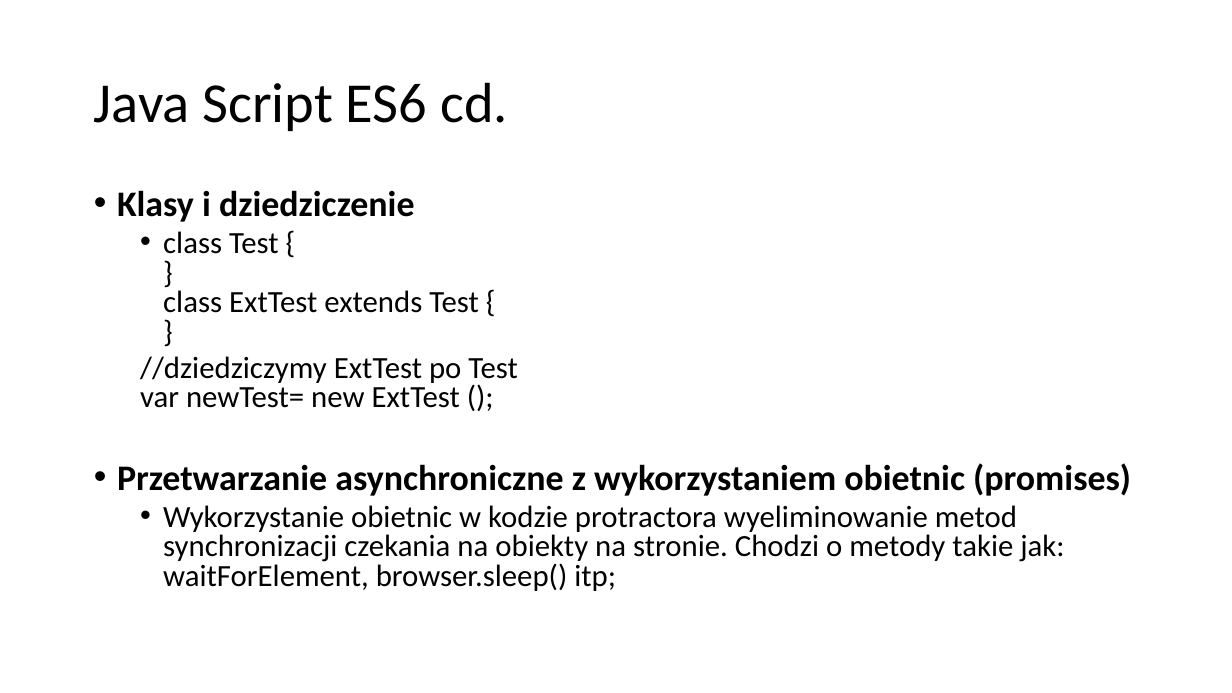
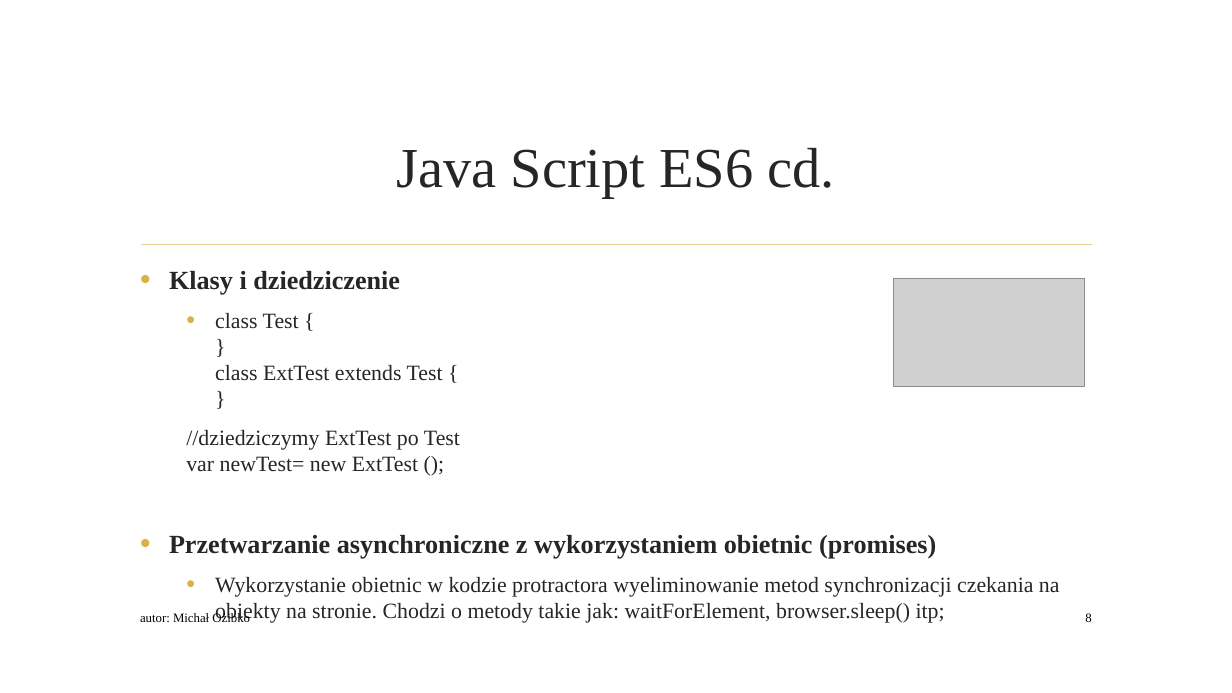
Before and after one commit to qadevpl/repo, a slide deck: slide 8 of JSRestApi/WarsztatQA.pptx. Drawn at 1232x693 pixels with LibreOffice and Linux fonts; fonts in the diff are those of the drawing; grey boxes stand for pictures; background and template pictures are left out. Boxes give left, top, right and bottom in pixels: in the first picture for what was removed or moved away, otherwise in the second. Text is boxed around its words. In the diff, an @@ line names an element or a change of style, - is before the commit and + after.

```diff
--- a/JSRestApi/WarsztatQA.pptx
+++ b/JSRestApi/WarsztatQA.pptx
@@ title "Java Script ES6 cd.": place and size @@
-title "Java Script ES6 cd." at <box>94,82,508,131</box>
+title "Java Script ES6 cd." at <box>396,148,835,198</box>
@@ title "Java Script ES6 cd." at <box>396,148,835,198</box>: font Calibri to Times New Roman, text colour #000000 to #262626; alignment left to centre; line spacing 0.9 to 1 @@
@@ text "Klasy i dziedziczenie": place and size @@
-text "Klasy i dziedziczenie" at <box>117,190,1131,591</box>
+text "Klasy i dziedziczenie" at <box>169,271,1060,623</box>
@@ text "Klasy i dziedziczenie" at <box>169,271,1060,623</box>: size 28 to 20.4 pt in "Klasy i dziedziczenie", "Przetwarzanie asynchroniczne z wykorzystaniem obietnic (prom ..."; font Calibri to Times New Roman, text colour #000000 to #262626; size 24 to 17 pt in "class Test { } class ExtTest extends ...", "//dziedziczymy ExtTest po Test var newTest= new ...", "Wykorzystanie obietnic w kodzie protractora wyeliminowanie m ..."; indent changed; line spacing 0.8 to 1; more space between paragraphs @@
@@ line added from (141, 245) to (1092, 245), #E8D191 1.25 pt @@
@@ picture added at <box>894,279,1086,387</box> @@
@@ text added at <box>140,612,250,622</box>, 10 pt, text #000000 @@
+autor: Michał Ożibko
@@ page number added at <box>1085,613,1091,622</box>, 10 pt, text #000000 @@
+8
```
Also in this commit, not shown: 15 other slides changed, 1 slide added, 1 slide removed.
